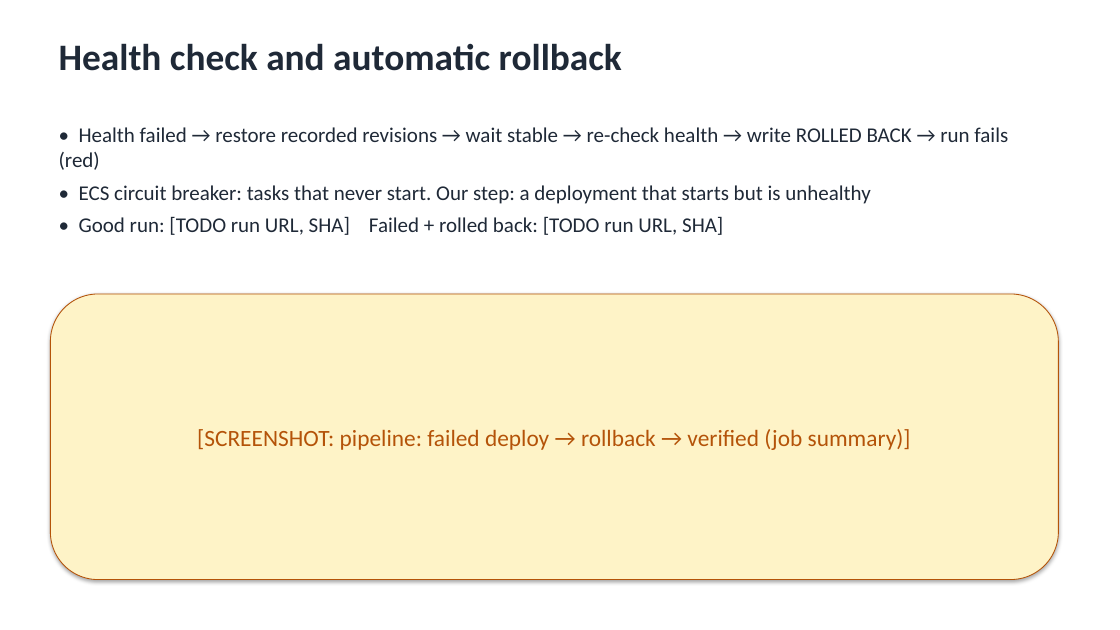
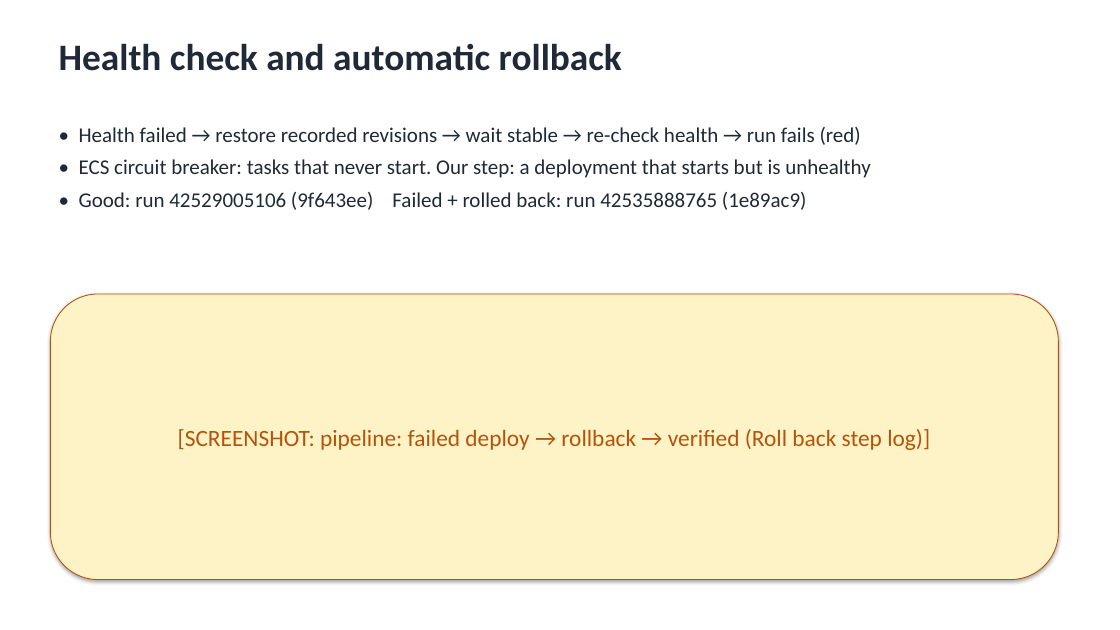
Before and after one commit to Junebhone/SocialOps, a slide deck: slide 9 of docs/milestone6/Milestone6_SocialOps.pptx. Drawn at 1120x630 pixels with LibreOffice and Linux fonts; fonts in the diff are those of the drawing. Boxes give left, top, right and bottom in pixels: in the first picture for what was removed or moved away, otherwise in the second. Text is boxed around its words. In the diff, an @@ line names an element or a change of style, - is before the commit and + after.

```diff
--- a/docs/milestone6/Milestone6_SocialOps.pptx
+++ b/docs/milestone6/Milestone6_SocialOps.pptx
@@ text at (79,127,861,145): text changed @@
-• Health failed → restore recorded revisions → wait stable → re-check health → write ROLLED BACK → run fails (red)
+• Health failed → restore recorded revisions → wait stable → re-check health → run fails (red)
@@ text at (79,192,807,210): text changed @@
-• Good run: [TODO run URL, SHA] Failed + rolled back: [TODO run URL, SHA]
+• Good: run 42529005106 (9f643ee) Failed + rolled back: run 42535888765 (1e89ac9)
@@ text in rounded rectangle at (178,429,930,450): text changed @@
-[SCREENSHOT: pipeline: failed deploy → rollback → verified (job summary)]
+[SCREENSHOT: pipeline: failed deploy → rollback → verified (Roll back step log)]
```
Also in this commit, not shown: 9 other files.
